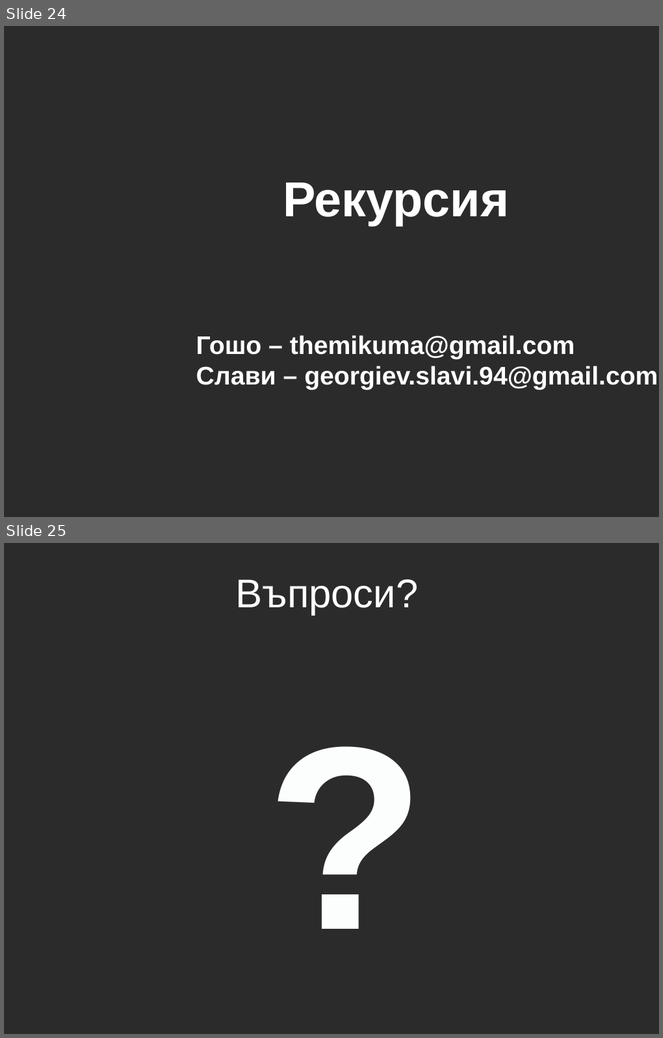
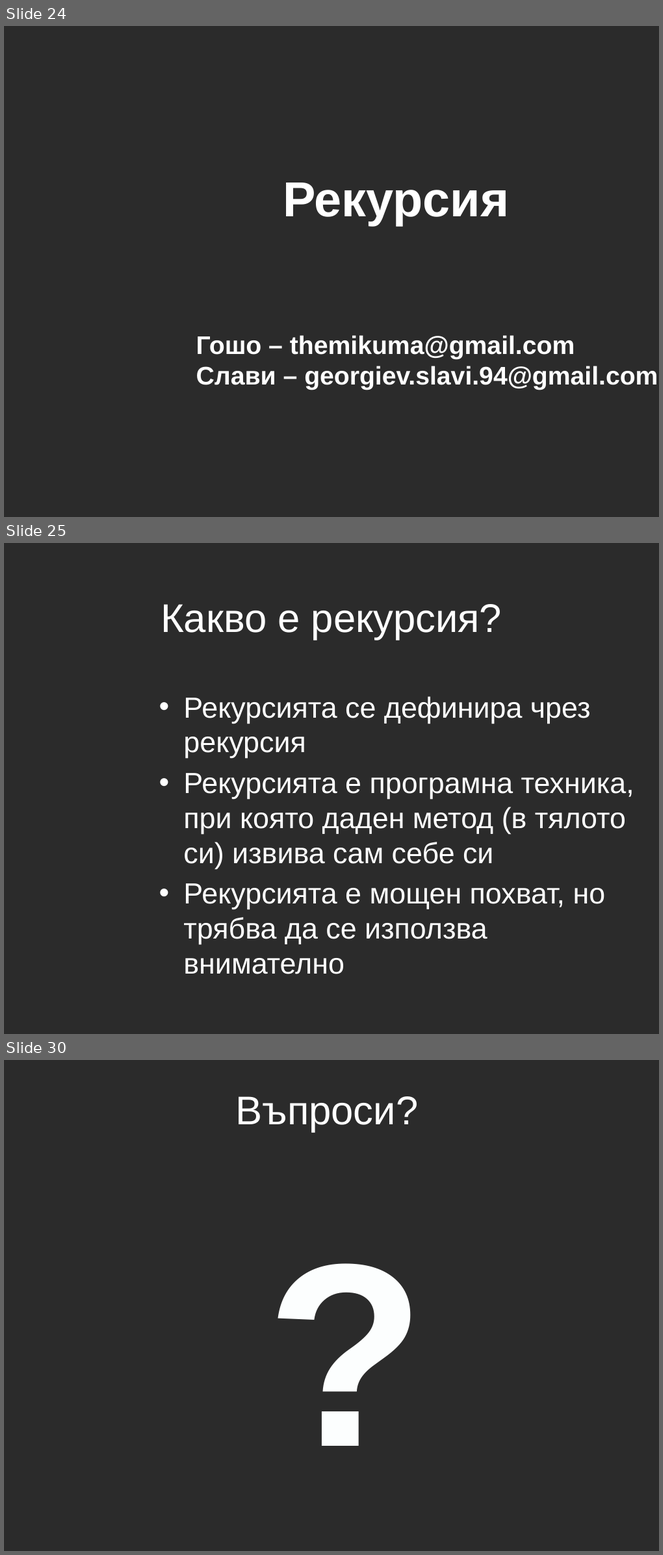
Before and after one commit to aslv/1300ruc, a slide deck: Lecture5/Lecture5.pptx. Shown one above the other, each under a label of ours: slides 24 and 25 before the commit, slides 24, 25 and 30 after it; the slides between them are not shown. The pictures are 663x1038 and 663x1555 pixels, drawn with LibreOffice and Linux fonts; fonts in the diff are those of the drawing; background and template pictures are left out; a plain dark background stands for a picture behind light text. Boxes give left, top, right and bottom in pixels: in the first picture for what was removed or moved away, otherwise in the second. Text is boxed around its words. In the diff, an @@ line names an element or a change of style, - is before the commit and + after.

```diff
--- a/Lecture5/Lecture5.pptx
+++ b/Lecture5/Lecture5.pptx
@@ slide 25 added at [4,543,659,1034], background picture (left out) @@
@@ title added at [161,604,502,640], 44 pt, text #FFFFFF @@
+Какво е рекурсия?
@@ text added at [183,696,634,975], 32 pt, text #FFFFFF @@
+• Рекурсията се дефинира чрез рекурсия
+• Рекурсията е програмна техника, при която даден метод (в тялото си) извива сам себе си
+• Рекурсията е мощен похват, но трябва да се използва внимателно
@@ what was slide 25 is now slide 30 @@
```
Also in this commit, not shown: 4 other slides added.
